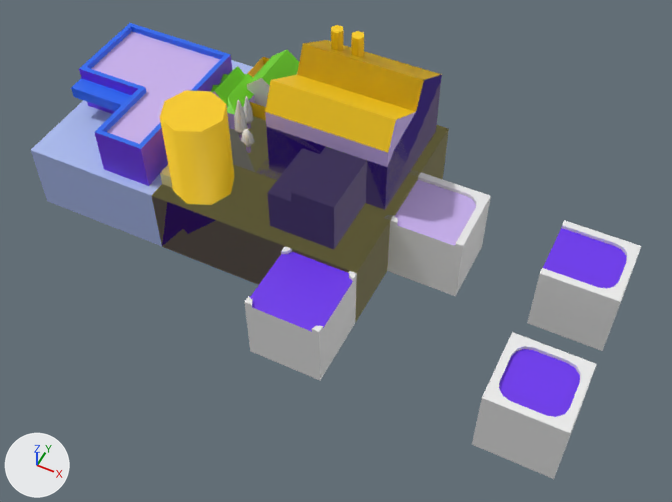
A saved change to the glTF model www/assets.glb.
Both versions are drawn from a 50 mm camera at (6.08, -8.73, 8.68) aimed at (2.48, -1.52, -0.34). The lights are fixed; the arrows at lower left show +X, +Y and +Z. The older version comes first. Vertices at exactly the same position are counted once.

In view in the first picture: 'Kitch_factory', 'factory', 'house', 'house_main1', 'house_main2', 'road', 'road-corner', 'road-end', 'road-null', 'road-x', 'shop', 'tree2' and 4 more.
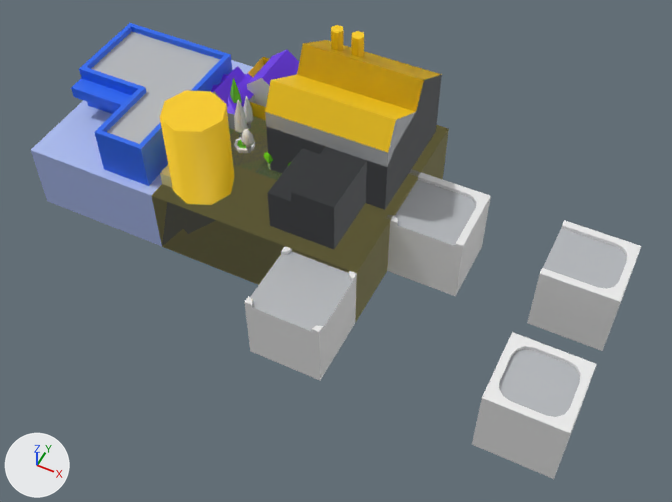
Where the change shows, as pixel boxes (x1, y1, x2, y2) in the pictures (672 x 502 px):
'park1', added
    after: (229, 78, 291, 180)
part 1 of me_cube, surface changed (green to purple)
    both: (248, 50, 299, 86)
part 2 of me_cube_001, surface changed
    both: (79, 32, 232, 186)
part 3 of me_cube_003, surface changed
    both: (265, 112, 416, 249)
part 4 of me_cube_005, surface changed
    before: (256, 159, 282, 180)
    after: (259, 162, 280, 176)
part 5 of me_cube_007, surface changed
    both: (246, 123, 251, 153)
part 6 of me_cube_009, surface changed (green to purple)
    both: (227, 74, 255, 130)
part 7 of me_cube_010, surface changed (green to purple)
    both: (211, 66, 246, 107)
part 8 of me_cube_016, surface changed
    both: (395, 180, 476, 246)
part 9 of me_cube_017, surface changed (purple to grey)
    both: (250, 252, 353, 332)
part 10 of me_cube_018, surface changed (purple to grey)
    both: (543, 228, 626, 289)
part 11 of me_cube_019, surface changed (purple to grey)
    both: (499, 349, 580, 417)
part 12 of me_cube_021, surface changed
    before: (162, 75, 442, 246)
    after: (162, 75, 442, 285)

Patch to the scene script:
```diff
--- a/www/assets.glb.py
+++ b/www/assets.glb.py
@@ me_cube @@
 me_cube.from_pydata(...)  # 20 vertices, 32 faces; spans x 0.0..1.0, y 0.0..1.0, z -1.0..0.63
+# me_cube part 1: texture (UV) coordinates of 6 of 32 faces, centred in x 0.33..0.67, y 0.33..0.67, z 0.0..0.56, changed; they spanned u 0.34..0.35, v 0.29..0.61 and now span u 0.82..0.83, v 0.28..0.6
 me_cube.materials.append(mat_material_009)
@@ me_cube_001 @@
 me_cube_001.from_pydata(...)  # 70 vertices, 136 faces; spans x 0.0..2.0, y -2.0..1.0, z -1.0..0.66
+# me_cube_001 part 2: texture (UV) coordinates of 32 of 136 faces, centred in x 0.14..1.86, y -1.86..0.36, z 0.11..0.6, changed; they spanned u 0.85..0.86, v 0.38..0.43 and now span u 0.64..0.95, v 0.35..0.5
 me_cube_001.materials.append(mat_material_009)
@@ me_cube_003 @@
 me_cube_003.from_pydata(...)  # 85 vertices, 166 faces; spans x 0.0..3.0, y -2.0..1.0, z -1.0..1.38
+# me_cube_003 part 3: texture (UV) coordinates of 42 of 166 faces, centred in x 1.14..2.86, y -1.78..0.86, z 0.2..0.91, changed; they spanned u 0.82..0.82, v 0.33..0.33 and now span u 0.95..0.95, v 0.36..0.36
 me_cube_003.materials.append(mat_material_009)
@@ me_cube_005 @@
 me_cube_005.from_pydata(...)  # 8 vertices, 12 faces; spans x 0.0..1.0, y 0.0..1.0, z -1.0..0.0
+# me_cube_005 part 4: texture (UV) coordinates of 12 of 12 faces, centred in x 0.0..1.0, y 0.0..1.0, z -1.0..0.0, changed; they spanned u 0.84..0.85, v 0.12..0.38 and now span u 0.95..0.95, v 0.68..0.68
 me_cube_005.materials.append(mat_material_009)
@@ me_cube_007 @@
 me_cube_007.from_pydata(...)  # 62 vertices, 106 faces; spans x 0.18..0.804, y 0.186..0.829, z -0.004..0.72
+# me_cube_007 part 5: texture (UV) coordinates of 24 of 106 faces, centred in x 0.246..0.74, y 0.252..0.779, z 0.027..0.068, changed; they spanned u 0.86..0.86, v 0.3..0.3 and now span u 0.94..0.94, v 0.35..0.35
 me_cube_007.materials.append(mat_material_009)
@@ me_cube_009 @@
 me_cube_009.from_pydata(...)  # 15 vertices, 22 faces; spans x -0.315..0.35, y -0.375..0.375, z 0.0..0.406
+# me_cube_009 part 6: texture (UV) coordinates of 22 of 22 faces, centred in x -0.315..0.35, y -0.375..0.375, z 0.094..0.365, changed; they spanned u 0.4..0.84, v 0.41..0.57 and now span u 0.79..0.94, v 0.35..0.55
 me_cube_009.materials.append(mat_material_009)
@@ me_cube_010 @@
 me_cube_010.from_pydata(...)  # 36 vertices, 68 faces; spans x -0.24..0.24, y -0.317..0.317, z 0.0..0.537
+# me_cube_010 part 7: texture (UV) coordinates of 68 of 68 faces, centred in x -0.24..0.24, y -0.317..0.317, z 0.093..0.516, changed; they spanned u 0.36..0.86, v 0.4..0.59 and now span u 0.75..0.93, v 0.39..0.53
 me_cube_010.materials.append(mat_material_009)
@@ me_cube_016 @@
 me_cube_016.from_pydata(...)  # 26 vertices, 46 faces; spans x 0.0..1.0, y 0.0..1.0, z -1.0..0.0
+# me_cube_016 part 8: texture (UV) coordinates of 11 of 46 faces, centred in x 0.023..0.623, y 0.023..0.623, z -0.05..-0.017, changed; they spanned u 0.84..0.84, v 0.39..0.39 and now span u 0.95..0.95, v 0.33..0.33
 me_cube_016.materials.append(mat_material_009)
@@ me_cube_017 @@
 me_cube_017.from_pydata(...)  # 32 vertices, 58 faces; spans x 0.0..1.0, y 0.0..1.0, z -1.0..0.0
+# me_cube_017 part 9: texture (UV) coordinates of 10 of 58 faces, centred in x 0.333..0.667, y 0.023..0.977, z -0.05, changed; they spanned u 0.85..0.85, v 0.43..0.43 and now span u 0.94..0.94, v 0.34..0.34
 me_cube_017.materials.append(mat_material_009)
@@ me_cube_018 @@
 me_cube_018.from_pydata(...)  # 28 vertices, 50 faces; spans x 0.0..1.0, y 0.0..1.0, z -1.0..0.0
+# me_cube_018 part 10: texture (UV) coordinates of 8 of 50 faces, centred in x 0.233..0.891, y 0.142..0.891, z -0.05, changed; they spanned u 0.88..0.88, v 0.44..0.44 and now span u 0.95..0.95, v 0.34..0.34
 me_cube_018.materials.append(mat_material_009)
@@ me_cube_019 @@
 me_cube_019.from_pydata(...)  # 40 vertices, 74 faces; spans x 0.0..1.0, y 0.0..1.0, z -1.0..0.0
+# me_cube_019 part 11: texture (UV) coordinates of 14 of 74 faces, centred in x 0.109..0.891, y 0.109..0.891, z -0.05, changed; they spanned u 0.87..0.87, v 0.48..0.48 and now span u 0.96..0.96, v 0.33..0.33
 me_cube_019.materials.append(mat_material_009)
@@ me_cube_021 @@
 me_cube_021.from_pydata(...)  # 152 vertices, 284 faces; spans x 0.0..3.0, y -2.0..1.0, z -1.0..1.53
+# me_cube_021 part 12: texture (UV) coordinates of 120 of 284 faces, centred in x 0.0..3.0, y -2.0..1.0, z -1.0..1.24, changed; they spanned u 0.34..0.9, v 0.1..0.6 and now span u 0.2..0.95, v 0.17..0.36
 me_cube_021.materials.append(mat_material_009)
@@ ob_park1 @@
+ob_park1 = bpy.data.objects.new('park1', me_cube_022)  # 201 vertices, 346 faces; spans x -1.0..1.0, y 0.0..1.0, z -1.0..0.72; in mat_material_009 (picture img_texture)
+ob_park1.location = (1.0, -1.0, 0.0)
```
